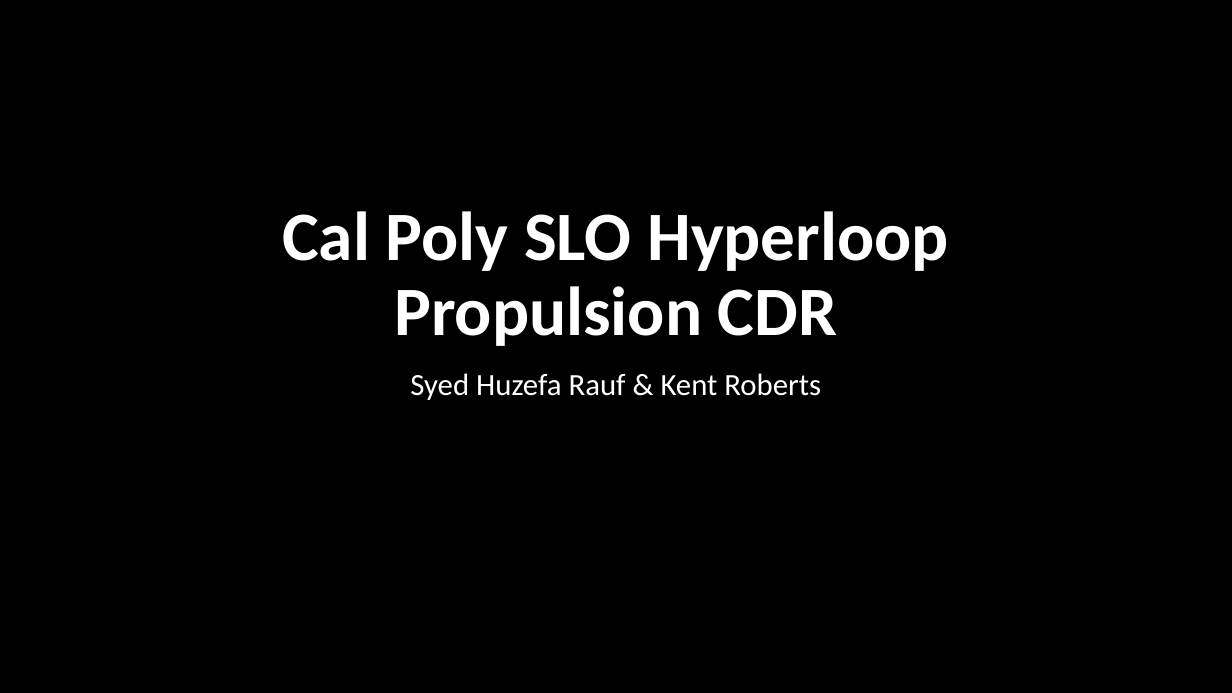
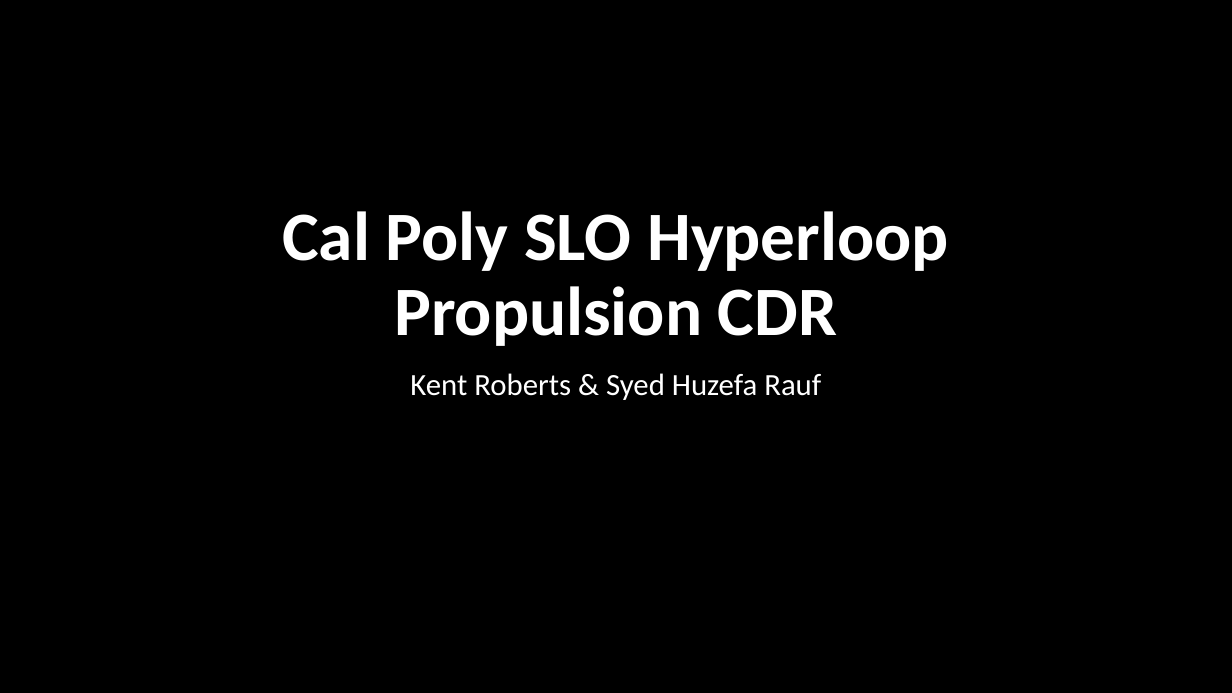
Before and after one commit to Kent1701/Cal_Poly_SLO_Hyperloop_Propulsion_2019_2020, a slide deck: slide 1 of Presentations/CDR_Prop.pptx. Drawn at 1232x693 pixels with LibreOffice and Linux fonts; fonts in the diff are those of the drawing. Boxes give left, top, right and bottom in pixels: in the first picture for what was removed or moved away, otherwise in the second. Text is boxed around its words. In the diff, an @@ line names an element or a change of style, - is before the commit and + after.

```diff
--- a/Presentations/CDR_Prop.pptx
+++ b/Presentations/CDR_Prop.pptx
@@ subtitle at (x1=410, y1=373, x2=821, y2=400): text changed @@
-Syed Huzefa Rauf & Kent Roberts
+Kent Roberts & Syed Huzefa Rauf
```
Also in this commit, not shown: 1 other slide changed, 8 slides added, 1 slide removed, 4 other files.
